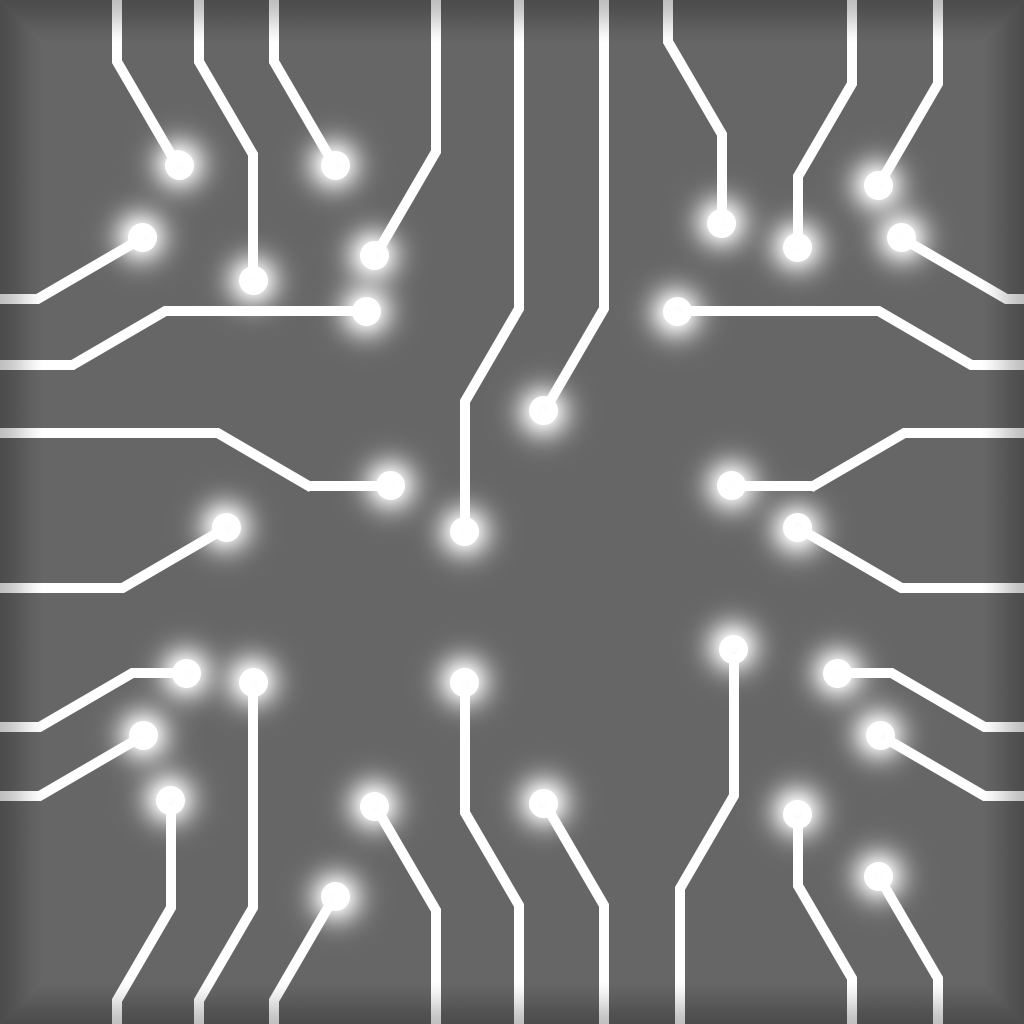
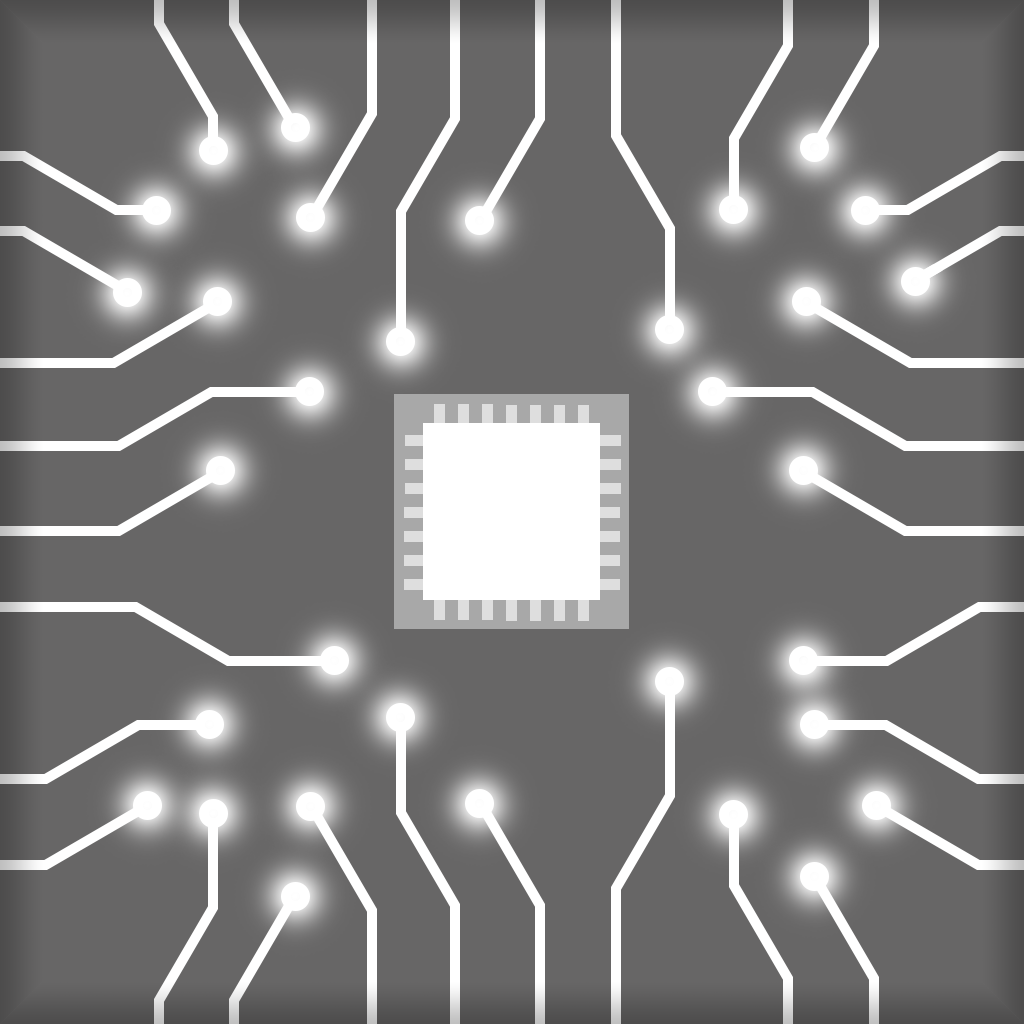
Layered file, before and after one edit (1024×1024). Changes by layer:
painted on "Rectangle 2 copy 2" over [1, 151, 43, 870]
painted on "Rectangle 2 copy 3" over [112, 982, 943, 1024]
painted on "Rectangle 2 copy" over [982, 151, 1024, 870]
painted on "Rectangle 2" (1st of 2, in "BoarderFade" › "Boarders") over [112, 1, 943, 43]
added group "Core" with 19 layers in group "CircuitLines_Tiling" over [0, 0, 1024, 1024]
added layer "TopPlate" in group "Core" over [423, 423, 600, 600]
added layer "Layer 9" in group "Core" over [0, 0, 1024, 1024]
added group "Pins" with 14 layers in group "Core" over [404, 404, 621, 621]
added layer "Rectangle 3 copy 10" in group "Pins" over [434, 404, 445, 620]
added layer "Rectangle 3 copy 9" in group "Pins" over [458, 404, 469, 620]
added layer "Rectangle 3 copy 8" in group "Pins" over [482, 404, 493, 620]
added layer "Rectangle 3 copy 7" in group "Pins" over [578, 405, 589, 621]
added layer "Rectangle 3 copy 6" in group "Pins" over [554, 405, 565, 621]
added layer "Rectangle 3 copy 5" in group "Pins" over [530, 405, 541, 621]
added layer "Rectangle 3 copy 4" in group "Pins" over [506, 405, 517, 621]
added layer "Rectangle 3 copy 11" in group "Pins" over [405, 435, 621, 446]
added layer "Rectangle 3 copy 12" in group "Pins" over [405, 459, 621, 470]
added layer "Rectangle 3 copy 13" in group "Pins" over [405, 483, 621, 494]
added layer "Rectangle 3 copy 14" in group "Pins" over [404, 579, 620, 590]
added layer "Rectangle 3 copy 15" in group "Pins" over [404, 555, 620, 566]
added layer "Layer 8" in group "Core" over [0, 0, 1024, 1024]
added layer "BottomPlate" in group "Core" over [394, 394, 629, 629]
renamed "Layer 15" to "Lines", painted on it over [0, 0, 1024, 1024]
painted on "Glow" (1st of 2, in "CircuitLines_Tiling") over [65, 68, 977, 958]
…and 2 more changes (2 added)
